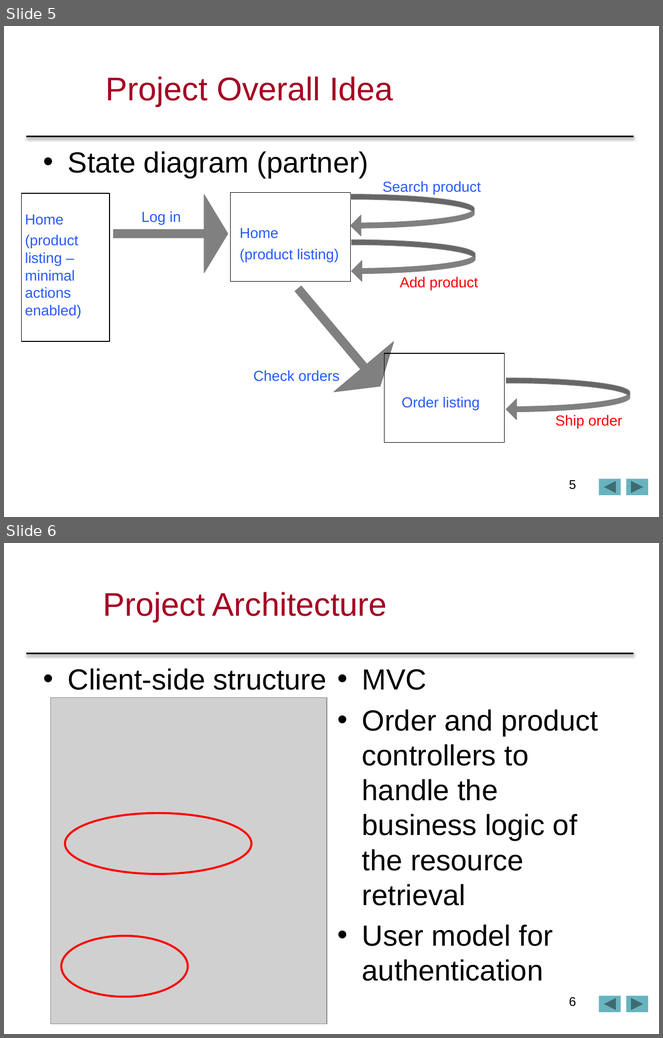
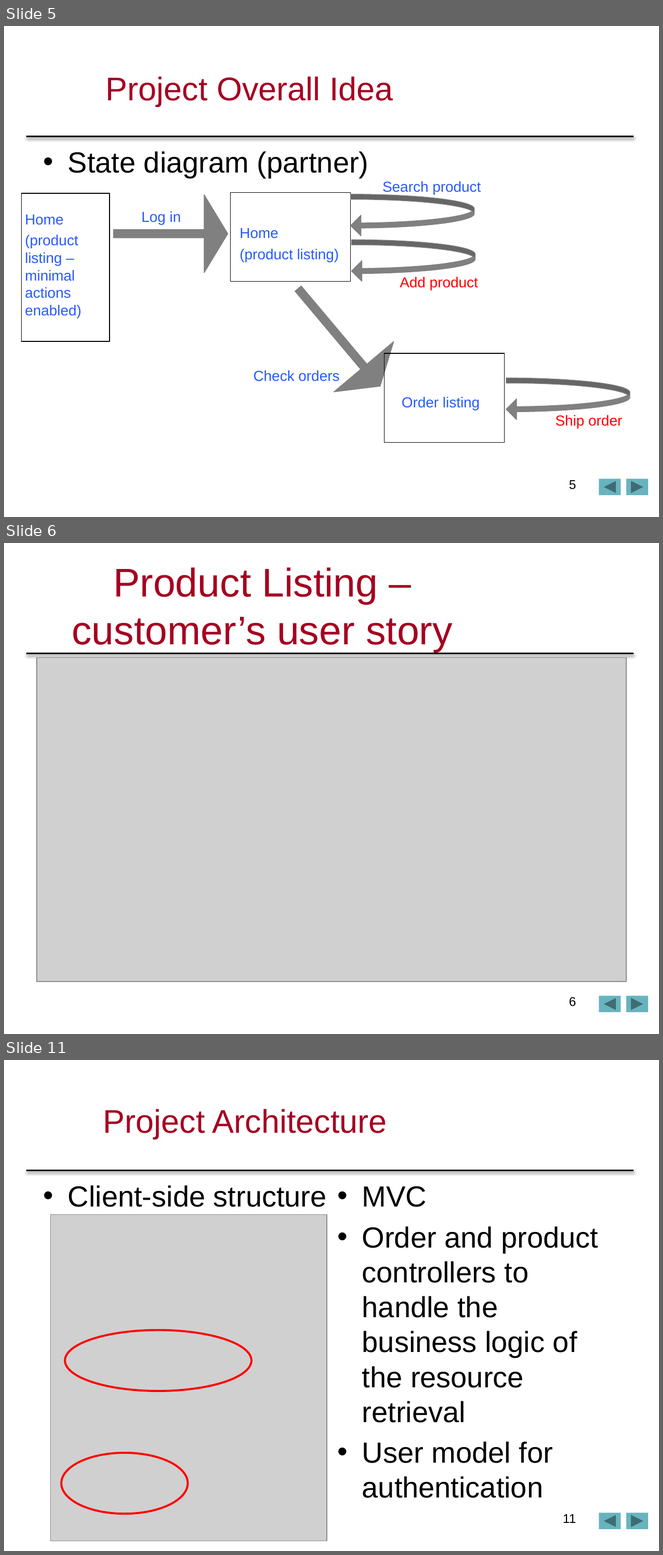
Before and after one commit to sonialin/comp433p2p3, a slide deck: comp433p2p3/COMP433FinalPPT.pptx. Shown one above the other, each under a label of ours: slides 5 and 6 before the commit, slides 5, 6 and 11 after it; the slides between them are not shown. The pictures are 663x1038 and 663x1555 pixels, drawn with LibreOffice and Linux fonts; fonts in the diff are those of the drawing; grey boxes stand for pictures; background and template pictures are left out. Boxes give left, top, right and bottom in pixels: in the first picture for what was removed or moved away, otherwise in the second. Text is boxed around its words. In the diff, an @@ line names an element or a change of style, - is before the commit and + after.

Commit message:
Modified ppt

```diff
--- a/comp433p2p3/COMP433FinalPPT.pptx
+++ b/comp433p2p3/COMP433FinalPPT.pptx
@@ slide 6 added at (4,543,659,1034), background #FFFFFF; not listed: 3 template elements that a slide beside it also shows @@
@@ title added at (72,567,453,652), 44 pt, text #A50021 @@
+Product Listing – customer’s user story
@@ picture added at (37,657,626,982) @@
@@ page number added at (569,997,577,1007), 14 pt, text #000000 @@
+6
@@ what was slide 6 is now slide 11 @@
@@ page number at (563,1514,576,1523): text changed @@
-6
+11
```
Also in this commit, not shown: 4 other slides added.
